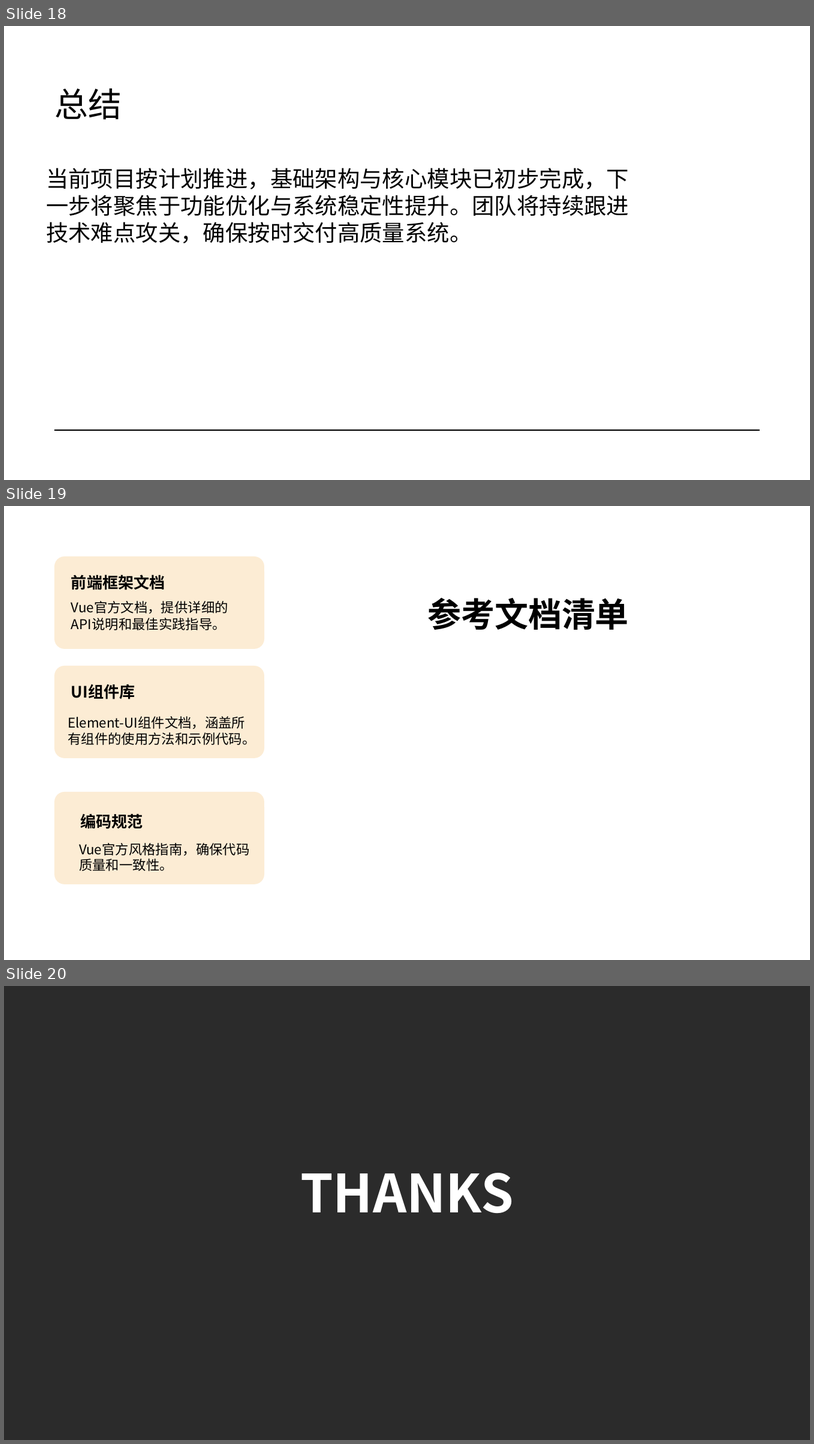
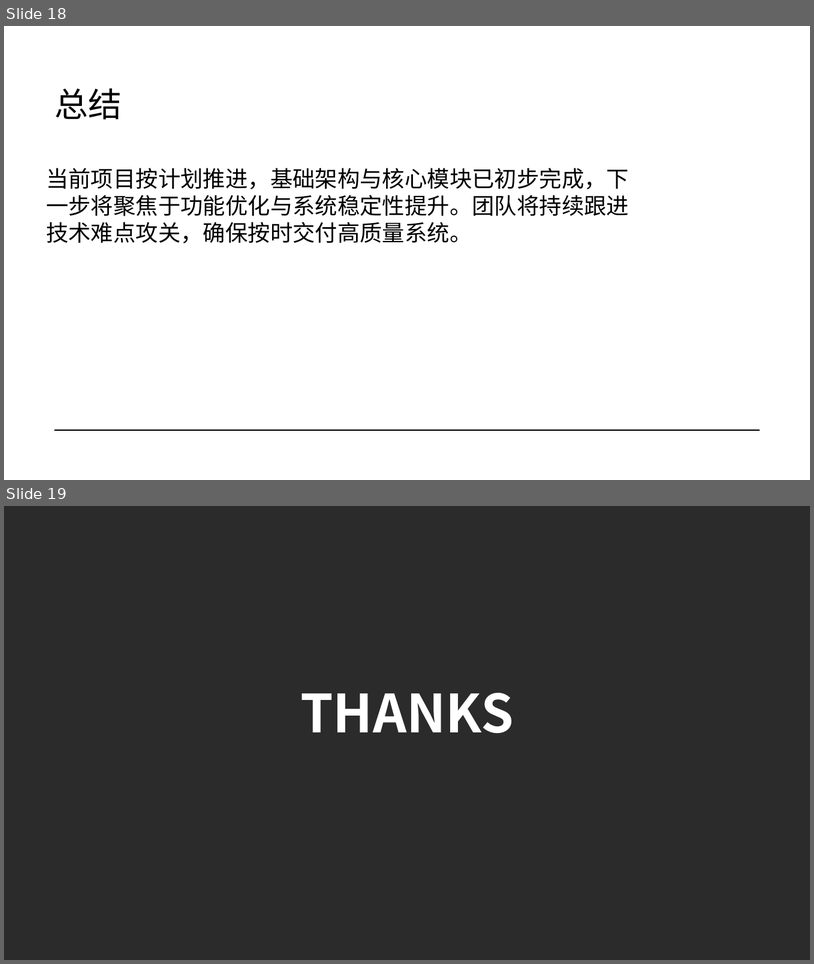
Before and after one commit to qinran6/vue-ego1, a slide deck: 3组_商城后台管理系统_中期报告.pptx. Shown one above the other, each under a label of ours: slides 18, 19 and 20 before the commit, slides 18 and 19 after it. The pictures are 814x1444 and 814x964 pixels, drawn with LibreOffice and Linux fonts; fonts in the diff are those of the drawing; background and template pictures are left out; a plain dark background stands for a picture behind light text. Boxes give left, top, right and bottom in pixels: in the first picture for what was removed or moved away, otherwise in the second. Text is boxed around its words. In the diff, an @@ line names an element or a change of style, - is before the commit and + after.

```diff
--- a/3组_商城后台管理系统_中期报告.pptx
+++ b/3组_商城后台管理系统_中期报告.pptx
@@ slide 19 removed at (4, 506, 810, 960), background #FFFFFF @@
@@ rounded rectangle removed at (54, 556, 264, 649) @@
@@ text removed at (71, 574, 165, 590) @@
-前端框架文档
@@ text removed at (71, 601, 228, 630) @@
-Vue官方文档，提供详细的API说明和最佳实践指导。
@@ text removed at (428, 598, 629, 630) @@
-参考文档清单
@@ rounded rectangle removed at (54, 666, 264, 759) @@
@@ text removed at (71, 684, 135, 699) @@
-UI组件库
@@ text removed at (68, 716, 255, 745) @@
-Element-UI组件文档，涵盖所有组件的使用方法和示例代码。
@@ rounded rectangle removed at (54, 792, 264, 884) @@
@@ text removed at (80, 813, 143, 829) @@
-编码规范
@@ text removed at (79, 843, 249, 871) @@
-Vue官方风格指南，确保代码质量和一致性。
@@ what was slide 20 is now slide 19 @@
```
Also in this commit, not shown: 2 slides changed, 1 slide added, 1 other slide removed.
